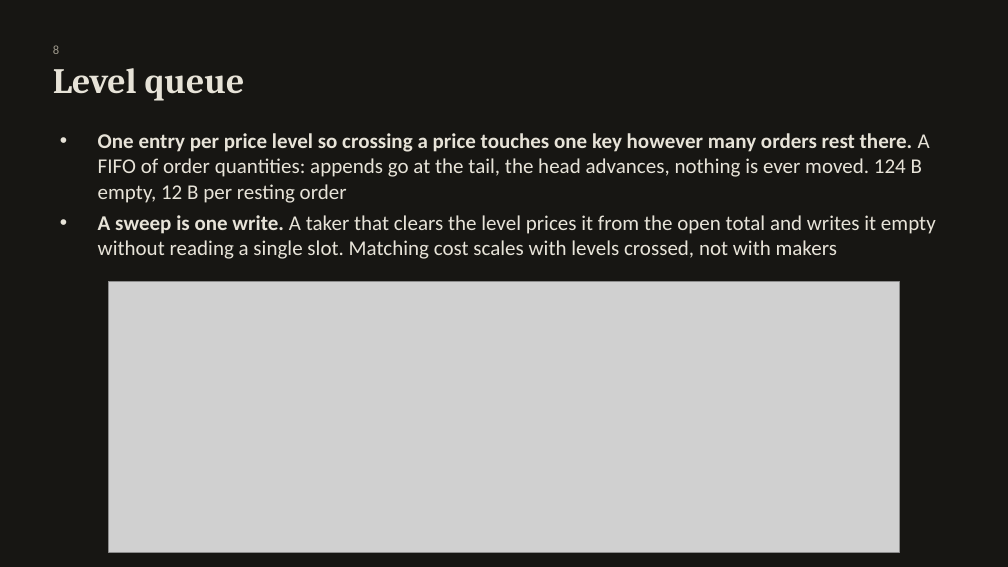
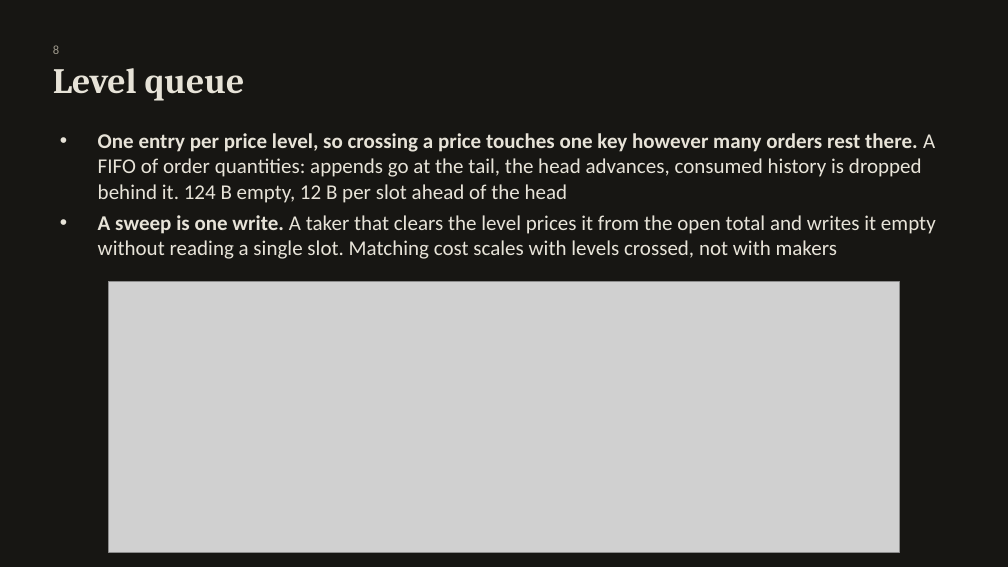
Before and after one commit to tomerweller/pagebook, a slide deck: slide 10 of docs/talk/pagebook-talk.pptx. Drawn at 1008x567 pixels with LibreOffice and Linux fonts; fonts in the diff are those of the drawing; grey boxes stand for pictures. Boxes give left, top, right and bottom in pixels: in the first picture for what was removed or moved away, otherwise in the second. Text is boxed around its words. In the diff, an @@ line names an element or a change of style, - is before the commit and + after.

```diff
--- a/docs/talk/pagebook-talk.pptx
+++ b/docs/talk/pagebook-talk.pptx
@@ text at (x1=98, y1=133, x2=935, y2=203): text changed @@
-• One entry per price level so crossing a price touches one key however many orders rest there. A FIFO of order quantities: appends go at the tail, the head advances, nothing is ever moved. 124 B empty, 12 B per resting order
+• One entry per price level, so crossing a price touches one key however many orders rest there. A FIFO of order quantities: appends go at the tail, the head advances, consumed history is dropped behind it. 124 B empty, 12 B per slot ahead of the head
```
Also in this commit, not shown: 1 other file.
